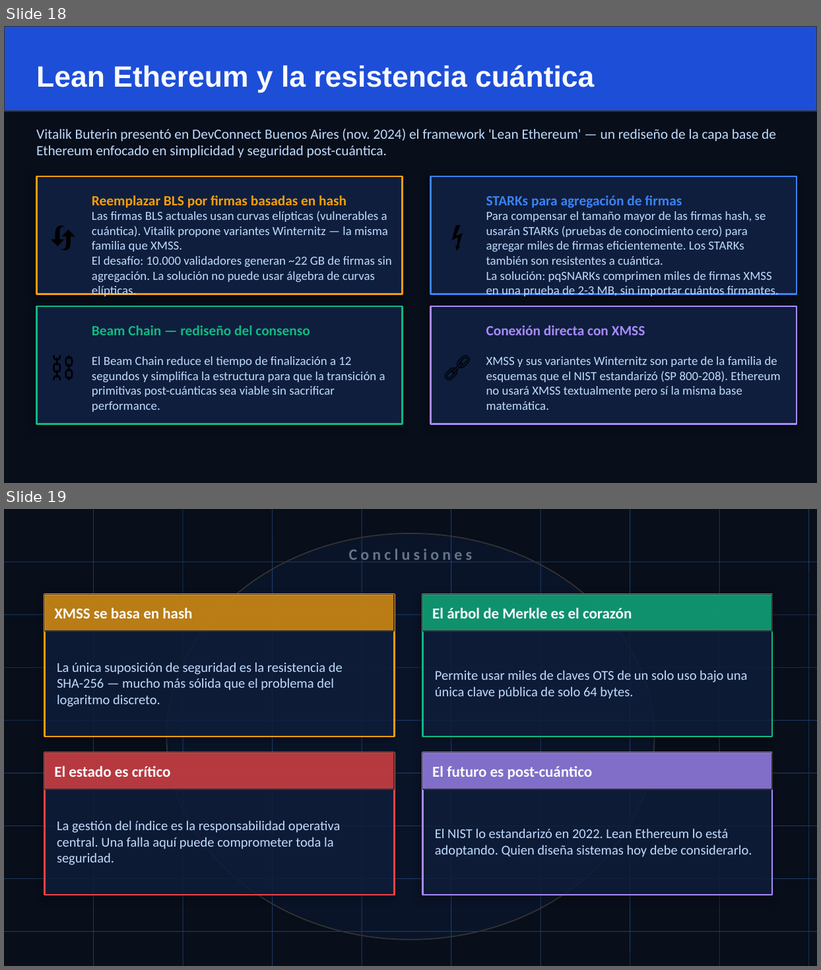
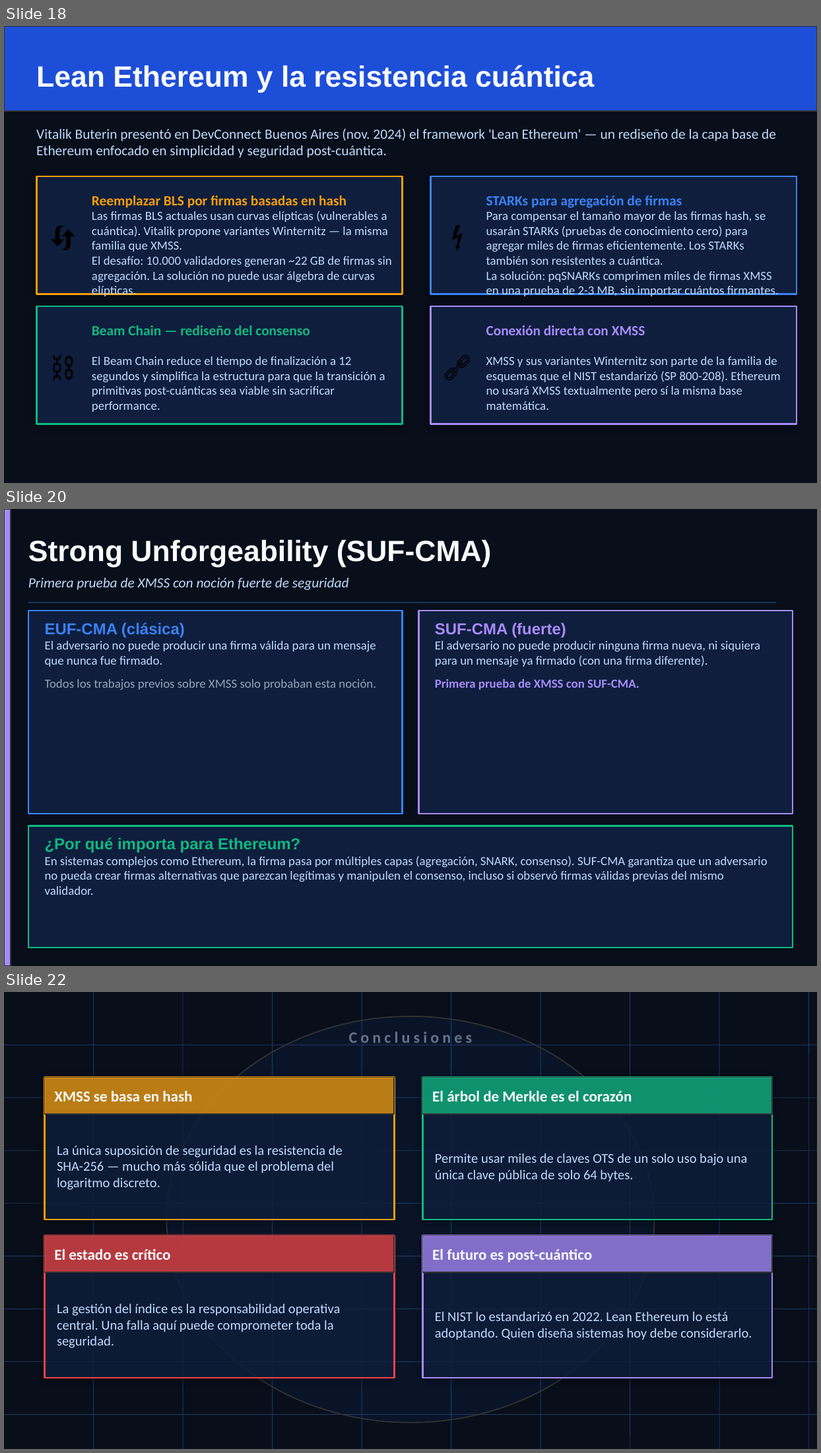
Before and after one commit to EdVeralli/xmss-lean-notes, a slide deck: XMSS_Post_Cuantica_fusionada.pptx. Shown one above the other, each under a label of ours: slides 18 and 19 before the commit, slides 18, 20 and 22 after it; the slides between them are not shown. The pictures are 821x970 and 821x1453 pixels, drawn with LibreOffice and Linux fonts; fonts in the diff are those of the drawing. Boxes give left, top, right and bottom in pixels: in the first picture for what was removed or moved away, otherwise in the second. Text is boxed around its words. In the diff, an @@ line names an element or a change of style, - is before the commit and + after.

```diff
--- a/XMSS_Post_Cuantica_fusionada.pptx
+++ b/XMSS_Post_Cuantica_fusionada.pptx
@@ slide 20 added at <box>4,509,817,966</box>, background #080E1A @@
@@ rectangle added at <box>4,509,11,966</box>, fill #A78BFA, outline #333333 1 pt @@
@@ text added at <box>28,539,492,567</box>, 26 pt, text #F8FAFC, bold @@
+Strong Unforgeability (SUF-CMA)
@@ text added at <box>28,578,349,590</box>, 12.5 pt, text #BFDBFE, italic @@
+Primera prueba de XMSS con noción fuerte de seguridad
@@ line added from (28, 603) to (776, 603), #1E3A5F 1 pt @@
@@ rectangle added at <box>28,611,403,814</box>, fill #0F1E3D, outline #3B82F6 1.5 pt @@
@@ text added at <box>45,623,376,690</box>, 11 pt, text #BFDBFE @@
+EUF-CMA (clásica)
+El adversario no puede producir una firma válida para un mensaje que nunca fue firmado.
+Todos los trabajos previos sobre XMSS solo probaban esta noción.
@@ rectangle added at <box>418,611,793,814</box>, fill #0F1E3D, outline #A78BFA 1.5 pt @@
@@ text added at <box>435,623,760,690</box>, 11 pt, text #BFDBFE @@
+SUF-CMA (fuerte)
+El adversario no puede producir ninguna firma nueva, ni siquiera para un mensaje ya firmado (con una firma diferente).
+Primera prueba de XMSS con SUF-CMA.
@@ rectangle added at <box>28,826,793,948</box>, fill #0F1E3D, outline #10B981 1.5 pt @@
@@ text added at <box>45,838,768,895</box>, 11 pt, text #BFDBFE @@
+¿Por qué importa para Ethereum?
+En sistemas complejos como Ethereum, la firma pasa por múltiples capas (agregación, SNARK, consenso). SUF-CMA garantiza que un adversario no pueda crear firmas alternativas que parezcan legítimas y manipulen el consenso, incluso si observó firmas válidas previas del mismo validador.
@@ what was slide 19 is now slide 22 @@
```
Also in this commit, not shown: 2 other slides added.
